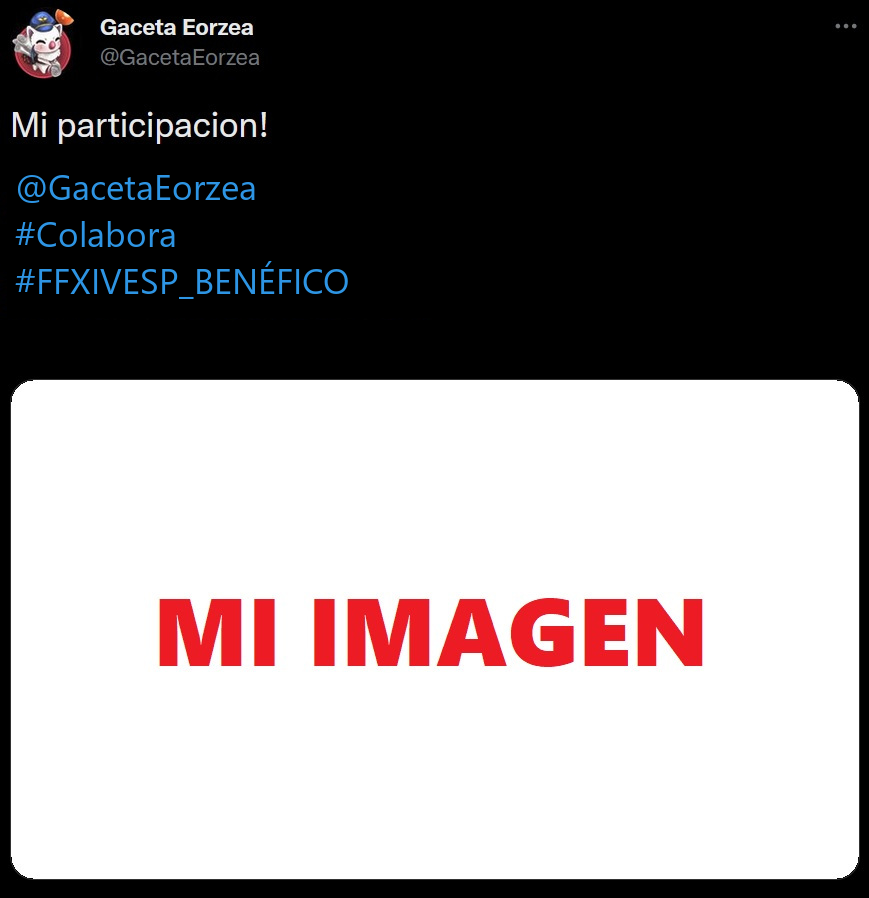
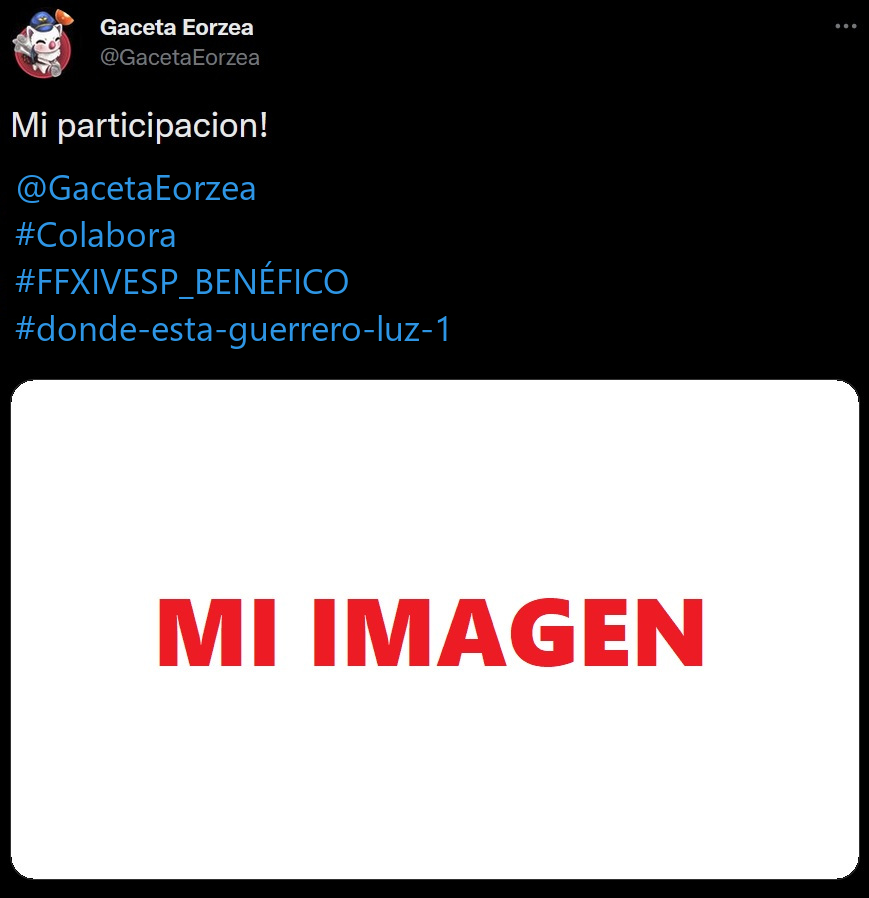
Two versions of the same layered image (w=869, h=898). Layer-by-layer changes:
painted on "@GacetaEorzea ..." over [15, 315, 447, 349]
